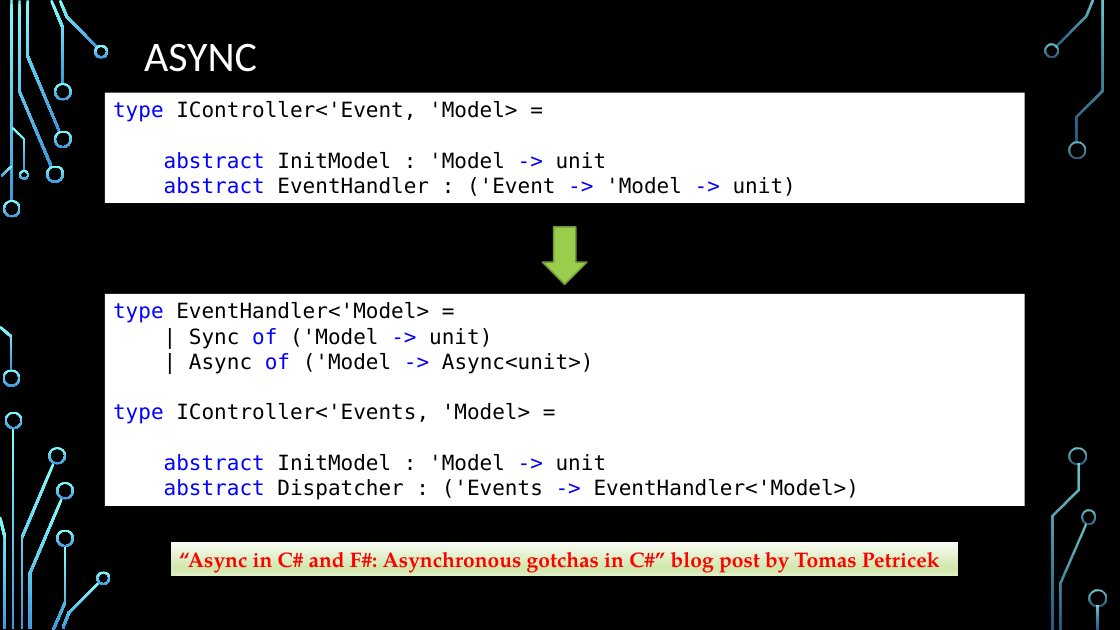
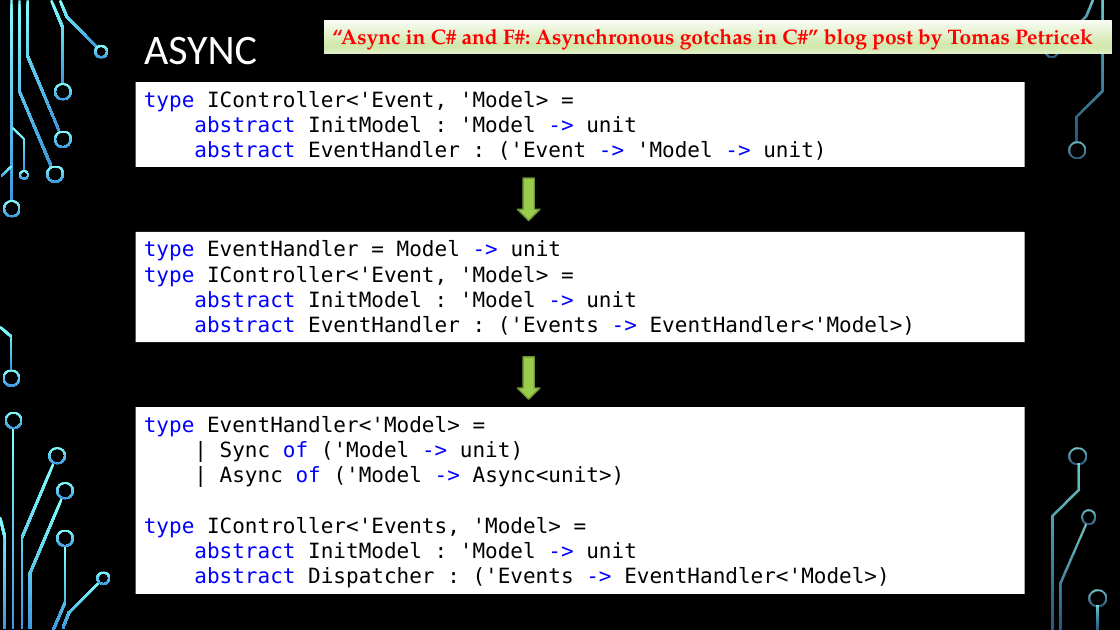
Before and after one commit to dmitry-a-morozov/fsharp-wpf-mvc-series, a slide deck: slide 16 of NYC Meetup.2013-04-23.pptx (slide 17 before the commit). Drawn at 1120x630 pixels with LibreOffice and Linux fonts; fonts in the diff are those of the drawing; background and template pictures are left out. Boxes give left, top, right and bottom in pixels: in the first picture for what was removed or moved away, otherwise in the second. Text is boxed around its words. In the diff, an @@ line names an element or a change of style, - is before the commit and + after.

```diff
--- a/NYC Meetup.2013-04-23.pptx
+++ b/NYC Meetup.2013-04-23.pptx
@@ title "ASYNC": place and size @@
-title "ASYNC" at bbox=[144, 43, 257, 72]
+title "ASYNC" at bbox=[144, 36, 257, 65]
@@ rectangle "“Async in C# and F#: ...": place and size @@
-rectangle "“Async in C# and F#: ..." at bbox=[171, 542, 959, 576]
+rectangle "“Async in C# and F#: ..." at bbox=[324, 20, 1112, 54]
@@ rectangle "type IController<'Event, 'Model> =": place and size @@
-rectangle "type IController<'Event, 'Model> =" at bbox=[105, 92, 1025, 202]
+rectangle "type IController<'Event, 'Model> =" at bbox=[135, 82, 1024, 167]
@@ down arrow: place and size @@
-down arrow at bbox=[543, 227, 587, 285]
+down arrow at bbox=[518, 178, 540, 221]
@@ rectangle added at bbox=[135, 232, 1024, 342], fill #FFFFFF, 18 pt, text #000000 @@
+type EventHandler = Model -> unit
+type IController<'Event, 'Model> =
+abstract InitModel : 'Model -> unit
+abstract EventHandler : ('Events -> EventHandler<'Model>)
@@ down arrow added at bbox=[518, 357, 540, 400], fill #9ACD4C, outline #729838 1.25 pt @@
@@ rectangle "type EventHandler<'Model> =": place and size @@
-rectangle "type EventHandler<'Model> =" at bbox=[105, 294, 1025, 506]
+rectangle "type EventHandler<'Model> =" at bbox=[135, 408, 1024, 594]
```
Also in this commit, not shown: 8 other slides changed, 1 slide added, 2 slides removed, 3 other files.
